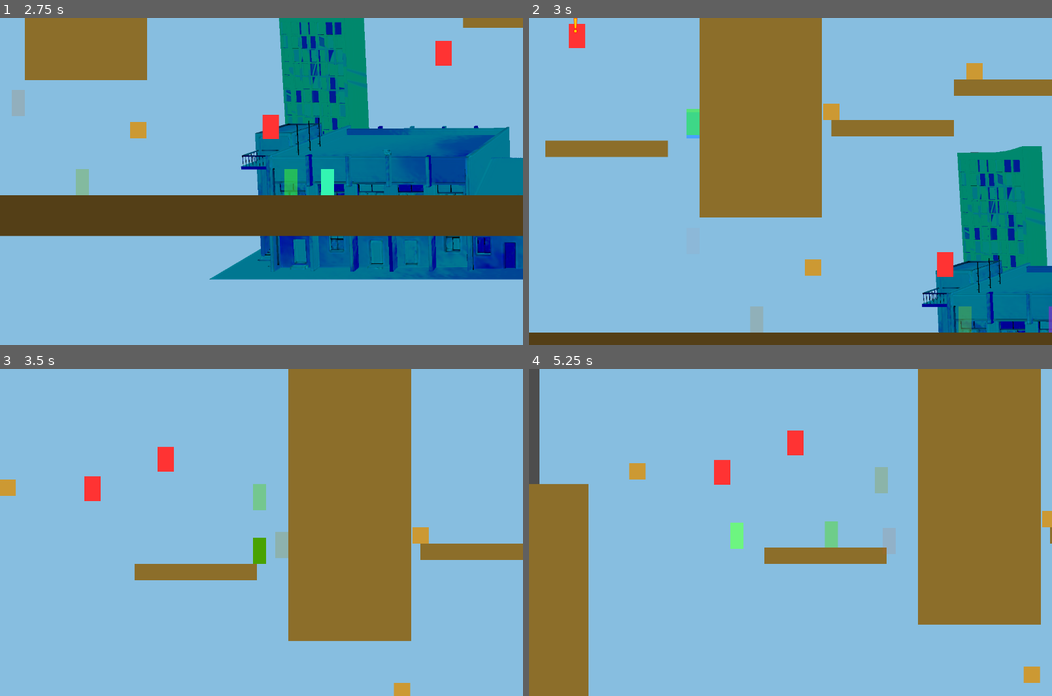
Above: before the commit, frames 1-4 (two rows, left to right).
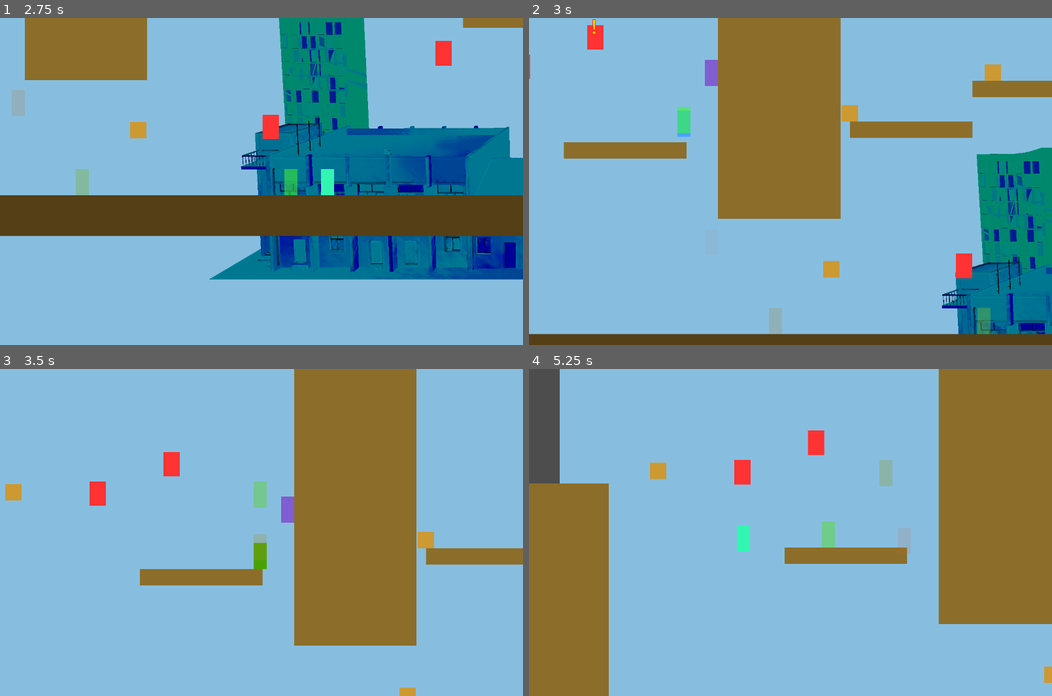
Above: after the commit, the same moments.

Repository: WenyeZhou51/MinuteMark
Game: Godot game, scene res://level.tscn
Same seed, same stepped clock (60 frames per second), same inputs: the game is played once before the commit and once after it. Sound files missing from this copy of the repository are replaced by a short silence.
Inputs (mouse positions are in pixels of both pictures, inside the frame that each line leads up to):
- Up to frame 1 (2.75 s): move the mouse to (376, 165) at 0.52 s; hold D (move_right) 0.53-1.28 s; tap R (rewind) at 0.6, 1.55 s; tap K (jump) at 0.77, 1.52 s; tap Shift (run) at 0.8, 1.35, 2.3 s; move the mouse to (156, 197) at 1.27 s; hold S (move_down) 1.28-2.03 s; move the mouse to (313, 109) at 2.02 s; hold D (move_right) from 2.03 s (still down); tap J (melee_attack) at 2.1 s
- Up to frame 2 (3 s): move the mouse to (764, 246) at 2.77 s; release D (move_right) at 2.78 s; hold W (move_up) from 2.78 s (still down); tap R (rewind) at 2.85 s
- Up to frame 3 (3.5 s): keep holding W (move_up); tap K (jump) at 3.02 s
- Up to frame 4 (5.25 s): move the mouse to (947, 581) at 3.52 s; release W (move_up) at 3.53 s; hold A (move_left) 3.53-5.03 s; tap Shift (run) at 3.6, 5.1 s; tap K (jump) at 3.77, 4.52 s; move the mouse to (633, 483) at 4.27 s; tap R (rewind) at 4.35 s; move the mouse to (816, 532) at 5.02 s; hold S (move_down) from 5.03 s (still down)

Frame 1 is identical in both runs. In frame 2, 14% of the frame differs, in the area x 0-100%, y 0-97%; in frame 3, 4.8%; in frame 4, 11%.

Commit message:
first impl of moving shadow, NO collision during tracing, becomes static object at the end

Diff:
--- a/player.gd
+++ b/player.gd
@@ -385,13 +385,15 @@
 	var frame_start_position = global_position
 	var frame_start_velocity = velocity
 
-	# Update game time for rewind system
-	game_time += delta
-
-	# Record state snapshot for rewind system
-	if rewind_enabled:
-		_record_state_snapshot()
-		_cleanup_old_history()
+	# Update game time for rewind system (only when not paused)
+	# When paused, _physics_process doesn't run, so time doesn't advance
+	if not get_tree().paused:
+		game_time += delta
+
+		# Record state snapshot for rewind system
+		if rewind_enabled:
+			_record_state_snapshot()
+			_cleanup_old_history()
 
 	# Update rewind cooldown timer
 	if rewind_cooldown_timer > 0:
@@ -2613,7 +2615,7 @@
 
 
 func _perform_rewind() -> void:
-	"""Perform the rewind action - restore player state and spawn shadow."""
+	"""Perform the rewind action - restore player state and spawn animated shadow."""
 	if not rewind_enabled:
 		return
 
@@ -2628,8 +2630,11 @@
 		# No valid state found
 		return
 
-	# Store the current position for shadow spawning
-	var shadow_position = global_position
+	# Store current position BEFORE restoring (needed for path end point)
+	var current_position_before_rewind = global_position
+
+	# Extract path from state history (from target_time to current game_time)
+	var path_points = _extract_path_from_history(target_time, game_time, current_position_before_rewind)
 
 	# Restore player state
 	global_position = target_state["position"]
@@ -2659,17 +2664,63 @@
 		is_slam_frozen = false
 		slam_freeze_timer = 0.0
 
-	# Spawn shadow at the rewind position
-	_spawn_shadow(shadow_position)
+	# Spawn shadow with path animation
+	_spawn_shadow_with_path(path_points)
 
 	# Set cooldown
 	rewind_cooldown_timer = rewind_cooldown
 
 
-func _spawn_shadow(position: Vector2) -> void:
-	"""Spawn a shadow entity at the specified position."""
+func _extract_path_from_history(start_time: float, end_time: float, end_position: Vector2) -> Array[Dictionary]:
+	"""Extract all state snapshots from the given time range and return as path points."""
+	var path_points: Array[Dictionary] = []
+
+	# Filter and sort snapshots in the time range
+	for snapshot in state_history:
+		var timestamp = snapshot["timestamp"]
+		if timestamp >= start_time and timestamp <= end_time:
+			path_points.append({
+				"position": snapshot["position"],
+				"timestamp": timestamp
+			})
+
+	# Sort by timestamp to ensure correct order
+	path_points.sort_custom(func(a, b): return a["timestamp"] < b["timestamp"])
+
+	# If we have no points, create at least one from the start_time state
+	if path_points.is_empty():
+		var start_state = _find_state_at_time(start_time)
+		if not start_state.is_empty():
+			path_points.append({
+				"position": start_state["position"],
+				"timestamp": start_time
+			})
+
+	# Always ensure we have the end position (current position before rewind)
+	# This might not be in history yet, so add it explicitly
+	var end_point_exists = false
+	for point in path_points:
+		if abs(point["timestamp"] - end_time) < 0.001:
+			end_point_exists = true
+			break
+
+	if not end_point_exists:
+		# Add current position as final point
+		path_points.append({
+			"position": end_position,  # Position before rewind
+			"timestamp": end_time
+		})
+
+	return path_points
+
+
+func _spawn_shadow_with_path(path_points: Array[Dictionary]) -> void:
+	"""Spawn a shadow entity that will animate through the given path."""
 	var shadow = ShadowScene.instantiate()
-	shadow.global_position = position
+
+	# Set the path for the shadow to animate through
+	shadow.set_path(path_points, rewind_time)
+
 	# Add shadow to the scene (as a sibling of the player, not a child)
 	get_parent().add_child(shadow)
 
--- a/shadow.gd
+++ b/shadow.gd
@@ -1,14 +1,22 @@
 extends StaticBody2D
 
 # Shadow entity that acts as a platform after rewind
-# Spawned at the rewind position and persists for a duration
+# Animates through the player's past path, then persists as a platform
 
-@export var lifetime: float = 3.0  ## Total time before the shadow disappears
+@export var lifetime: float = 3.0  ## Total time before the shadow disappears (after animation completes)
 @export var shadow_color: Color = Color(0.5, 0.2, 0.8, 0.7)  ## Purple color with transparency
 
 var elapsed_time: float = 0.0
 var polygon: Polygon2D
 var despawn_timer: Timer
+
+# Path animation variables
+var path_points: Array[Dictionary] = []  # [{position: Vector2, timestamp: float}, ...]
+var animation_duration: float = 2.0  # Duration to trace the path (same as rewind_time)
+var animation_start_time: float = 0.0
+var is_animating: bool = false
+var path_start_time: float = 0.0  # Timestamp of first path point
+var path_end_time: float = 0.0  # Timestamp of last path point
 
 
 func _ready() -> void:
@@ -19,26 +27,118 @@
 		# Set the shadow color
 		polygon.color = shadow_color
 
-	# Set up despawn timer
+	# Set up despawn timer (but don't start it yet - wait for animation to complete)
 	despawn_timer = $DespawnTimer if has_node("DespawnTimer") else null
 	if despawn_timer:
 		despawn_timer.wait_time = lifetime
 		despawn_timer.one_shot = true
 		despawn_timer.timeout.connect(_on_despawn_timer_timeout)
-		despawn_timer.start()
+		# Don't start timer yet - will start after animation completes
+
+	# Initialize animation (path will be set via set_path() after _ready())
+	# If no path is provided, we'll handle it in set_path()
+	if path_points.size() > 0:
+		_initialize_animation()
+	else:
+		# No path provided yet - will be set via set_path()
+		is_animating = false
 
 
 func _process(delta: float) -> void:
 	elapsed_time += delta
 
-	# Optional: Fade out effect in the last second
-	if polygon and elapsed_time >= lifetime - 1.0:
-		var fade_progress = (elapsed_time - (lifetime - 1.0)) / 1.0
+	if is_animating:
+		# Animate through the path
+		var animation_progress = elapsed_time / animation_duration
+
+		if animation_progress >= 1.0:
+			# Animation complete - move to final position and stop animating
+			if path_points.size() > 0:
+				global_position = path_points[path_points.size() - 1]["position"]
+			is_animating = false
+			# Start the despawn timer now
+			if despawn_timer:
+				despawn_timer.start()
+		else:
+			# Interpolate position along the path
+			var target_time = path_start_time + (path_end_time - path_start_time) * animation_progress
+			global_position = _get_position_at_time(target_time)
+
+	# Fade out effect in the last second (only after animation completes)
+	if not is_animating and polygon and elapsed_time >= animation_duration + lifetime - 1.0:
+		var fade_start_time = animation_duration + lifetime - 1.0
+		var fade_progress = (elapsed_time - fade_start_time) / 1.0
 		var current_color = shadow_color
 		current_color.a = shadow_color.a * (1.0 - fade_progress)
 		polygon.color = current_color
 
 
+func _get_position_at_time(target_time: float) -> Vector2:
+	"""Get the interpolated position at the given timestamp using smooth interpolation."""
+	if path_points.is_empty():
+		return global_position
+
+	# Find the two path points to interpolate between
+	var prev_point: Dictionary = path_points[0]
+	var next_point: Dictionary = path_points[path_points.size() - 1]
+
+	# Find the segment containing target_time
+	for i in range(path_points.size() - 1):
+		if path_points[i]["timestamp"] <= target_time and path_points[i + 1]["timestamp"] >= target_time:
+			prev_point = path_points[i]
+			next_point = path_points[i + 1]
+			break
+
+	# If target_time is before first point, return first point
+	if target_time < prev_point["timestamp"]:
+		return prev_point["position"]
+
+	# If target_time is after last point, return last point
+	if target_time > next_point["timestamp"]:
+		return next_point["position"]
+
+	# Interpolate between the two points
+	var time_range = next_point["timestamp"] - prev_point["timestamp"]
+	if time_range <= 0.0:
+		return prev_point["position"]
+
+	var t = (target_time - prev_point["timestamp"]) / time_range
+	# Use smoothstep for smoother interpolation
+	t = t * t * (3.0 - 2.0 * t)  # Smoothstep function
+
+	return prev_point["position"].lerp(next_point["position"], t)
+
+
+func _initialize_animation() -> void:
+	"""Initialize the animation with the current path_points."""
+	if path_points.size() > 0:
+		# Set initial position to first path point
+		global_position = path_points[0]["position"]
+		is_animating = true
+		animation_start_time = 0.0
+		elapsed_time = 0.0
+		if path_points.size() > 1:
+			path_start_time = path_points[0]["timestamp"]
+			path_end_time = path_points[path_points.size() - 1]["timestamp"]
+		else:
+			path_start_time = 0.0
+			path_end_time = 0.0
+	else:
+		# No path provided - behave like old stationary shadow
+		is_animating = false
+		if despawn_timer:
+			despawn_timer.start()
+
+
+func set_path(new_path_points: Array[Dictionary], anim_duration: float) -> void:
+	"""Set the path for the shadow to animate through."""
+	path_points = new_path_points
+	animation_duration = anim_duration
+
+	# Initialize animation with the new path
+	_initialize_animation()
+
+
 func _on_despawn_timer_timeout() -> void:
 	"""Called when the despawn timer expires."""
 	queue_free()
